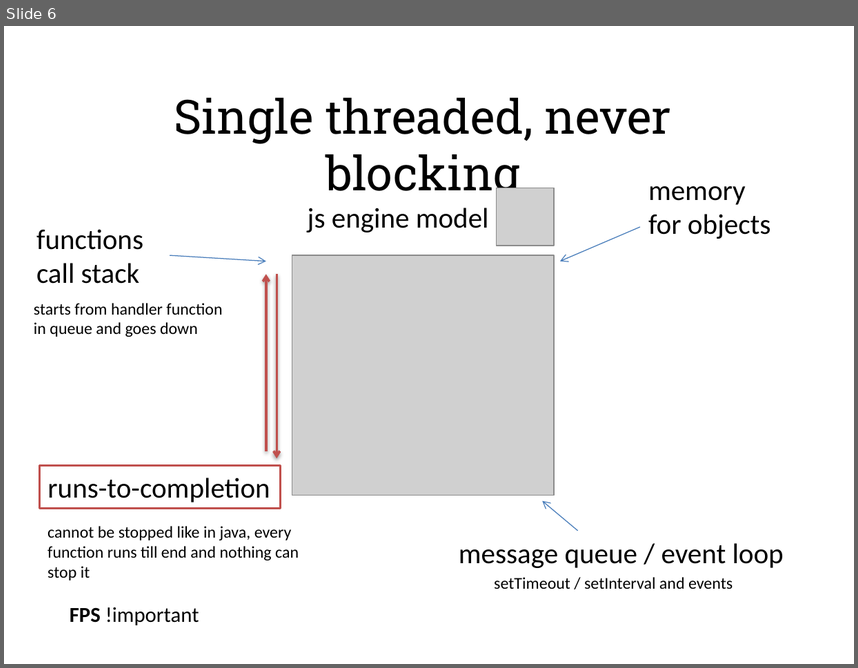
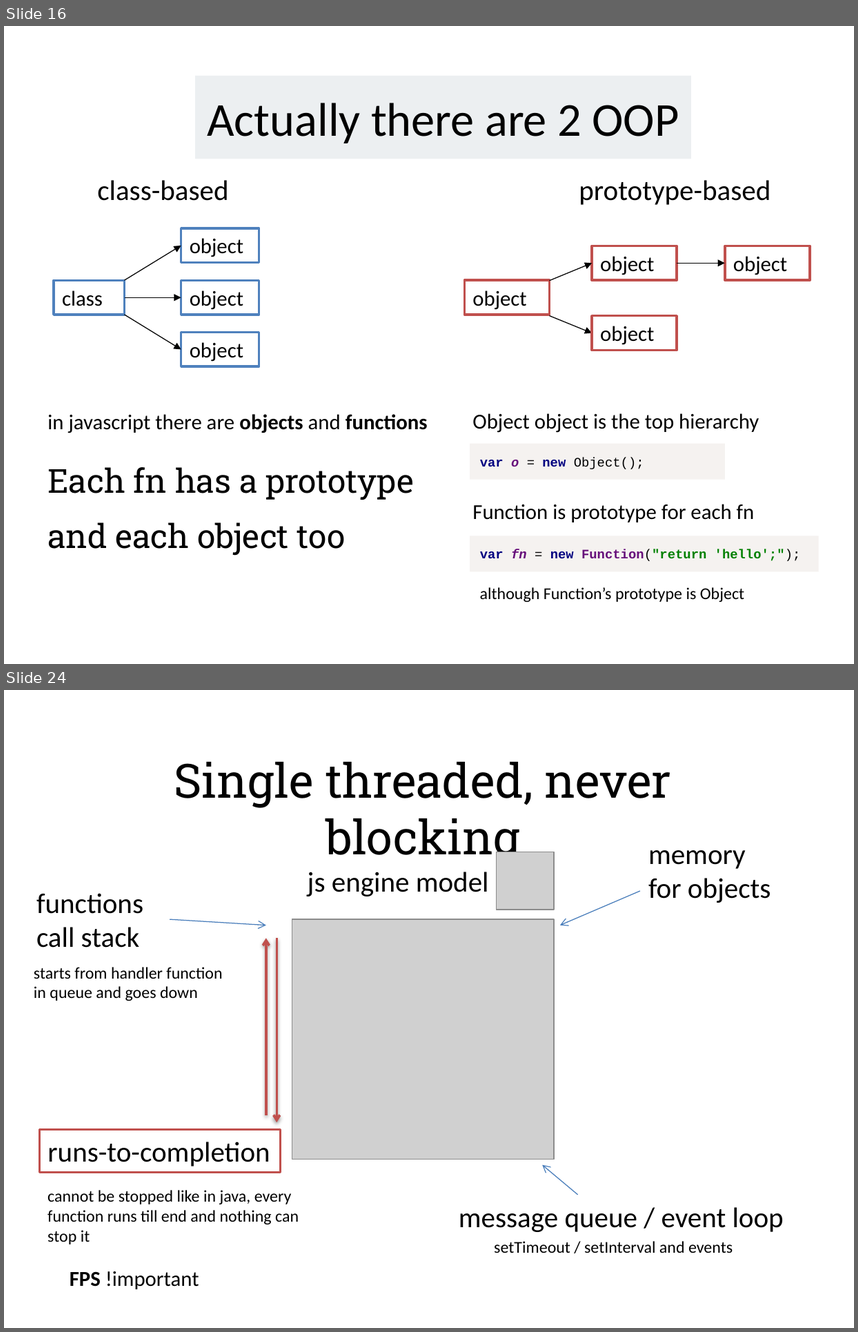
Before and after one commit to alexeymatveevp/angularjs-course, a slide deck: docs/00_jsbasics.pptx. Shown one above the other, each under a label of ours: slide 6 before the commit, slides 16 and 24 after it; the slides between them are not shown. The pictures are 858x668 and 858x1332 pixels, drawn with LibreOffice and Linux fonts; fonts in the diff are those of the drawing; grey boxes stand for pictures. Boxes give left, top, right and bottom in pixels: in the first picture for what was removed or moved away, otherwise in the second. Text is boxed around its words. In the diff, an @@ line names an element or a change of style, - is before the commit and + after.

Commit message:
00 basic javascript

```diff
--- a/docs/00_jsbasics.pptx
+++ b/docs/00_jsbasics.pptx
@@ slide 16 added at <box>4,26,854,664</box>, background #FFFFFF @@
@@ rectangle added at <box>195,75,691,158</box>, fill #ECEFF1, 40 pt, text #000000 @@
+Actually there are 2 OOP
@@ rectangle added at <box>89,168,245,210</box>, fill #FFFFFF, outline #FFFFFF 2 pt, 24 pt, text #000000 @@
+class-based
@@ rectangle added at <box>571,168,784,210</box>, fill #FFFFFF, outline #FFFFFF 2 pt, 24 pt, text #000000 @@
+prototype-based
@@ rectangle added at <box>181,228,259,262</box>, fill #FFFFFF, outline #4F81BD 2 pt, 18 pt, text #000000 @@
+object
@@ arrow added from (125, 280) to (181, 245), #000000 0.75 pt @@
@@ rectangle added at <box>593,245,677,279</box>, fill #FFFFFF, outline #C0504D 2 pt, 18 pt, text #000000 @@
+object
@@ rectangle added at <box>725,245,810,279</box>, fill #FFFFFF, outline #C0504D 2 pt, 18 pt, text #000000 @@
+object
@@ arrow added from (550, 280) to (593, 263), #000000 0.75 pt @@
@@ arrow added from (677, 263) to (725, 263), #000000 0.75 pt @@
@@ rectangle added at <box>53,280,124,314</box>, fill #FFFFFF, outline #4F81BD 2 pt, 18 pt, text #000000 @@
+class
@@ rectangle added at <box>181,280,259,314</box>, fill #FFFFFF, outline #4F81BD 2 pt, 18 pt, text #000000 @@
+object
@@ rectangle added at <box>465,280,550,314</box>, fill #FFFFFF, outline #C0504D 2 pt, 18 pt, text #000000 @@
+object
@@ arrow added from (125, 297) to (181, 297), #000000 0.75 pt @@
@@ arrow added from (125, 314) to (181, 349), #000000 0.75 pt @@
@@ rectangle added at <box>181,332,259,366</box>, fill #FFFFFF, outline #4F81BD 2 pt, 18 pt, text #000000 @@
+object
@@ arrow added from (550, 316) to (593, 333), #000000 0.75 pt @@
@@ rectangle added at <box>593,316,677,350</box>, fill #FFFFFF, outline #C0504D 2 pt, 18 pt, text #000000 @@
+object
@@ text added at <box>47,414,428,433</box>, 18 pt, text #000000 @@
+in javascript there are objects and functions
@@ text added at <box>473,413,759,432</box>, 18 pt, text #000000 @@
+Object object is the top hierarchy
@@ rectangle added at <box>470,443,725,479</box>, fill #F5F2F0, 11 pt, text #000000 @@
+var o = new Object();
@@ text added at <box>47,467,413,500</box>, 28 pt, text #000000 @@
+Each fn has a prototype
@@ text added at <box>47,522,345,555</box>, 28 pt, text #000000 @@
+and each object too
@@ text added at <box>473,503,755,522</box>, 18 pt, text #000000 @@
+Function is prototype for each fn
@@ rectangle added at <box>470,535,818,571</box>, fill #F5F2F0, 11 pt, text #008000, bold @@
+var fn = new Function("return 'hello';");
@@ text added at <box>480,587,744,601</box>, 14 pt, text #000000 @@
+although Function’s prototype is Object
@@ what was slide 6 is now slide 24 @@
```
Also in this commit, not shown: 3 slides changed, 23 other slides added, 13 slides removed, 15 other files.
